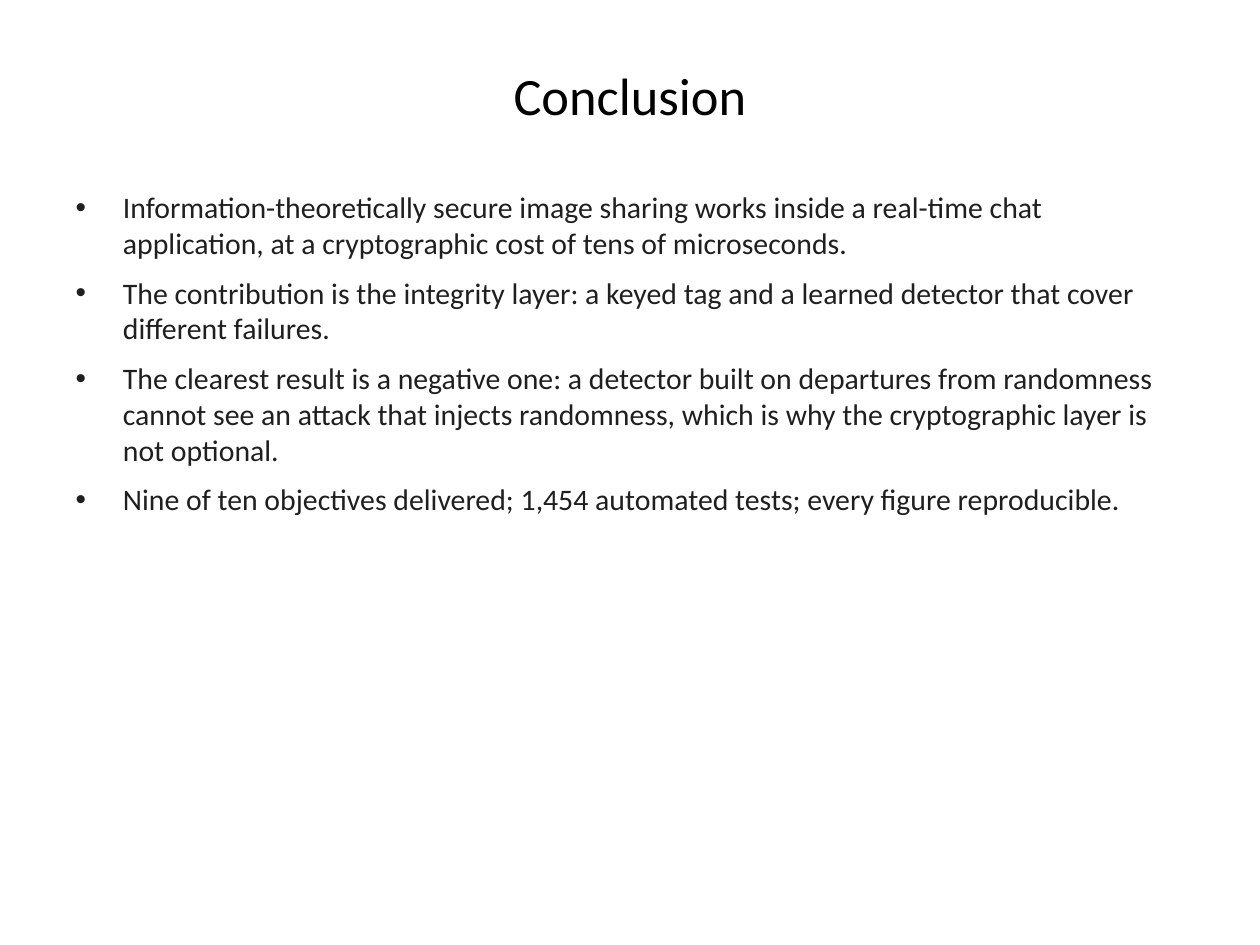
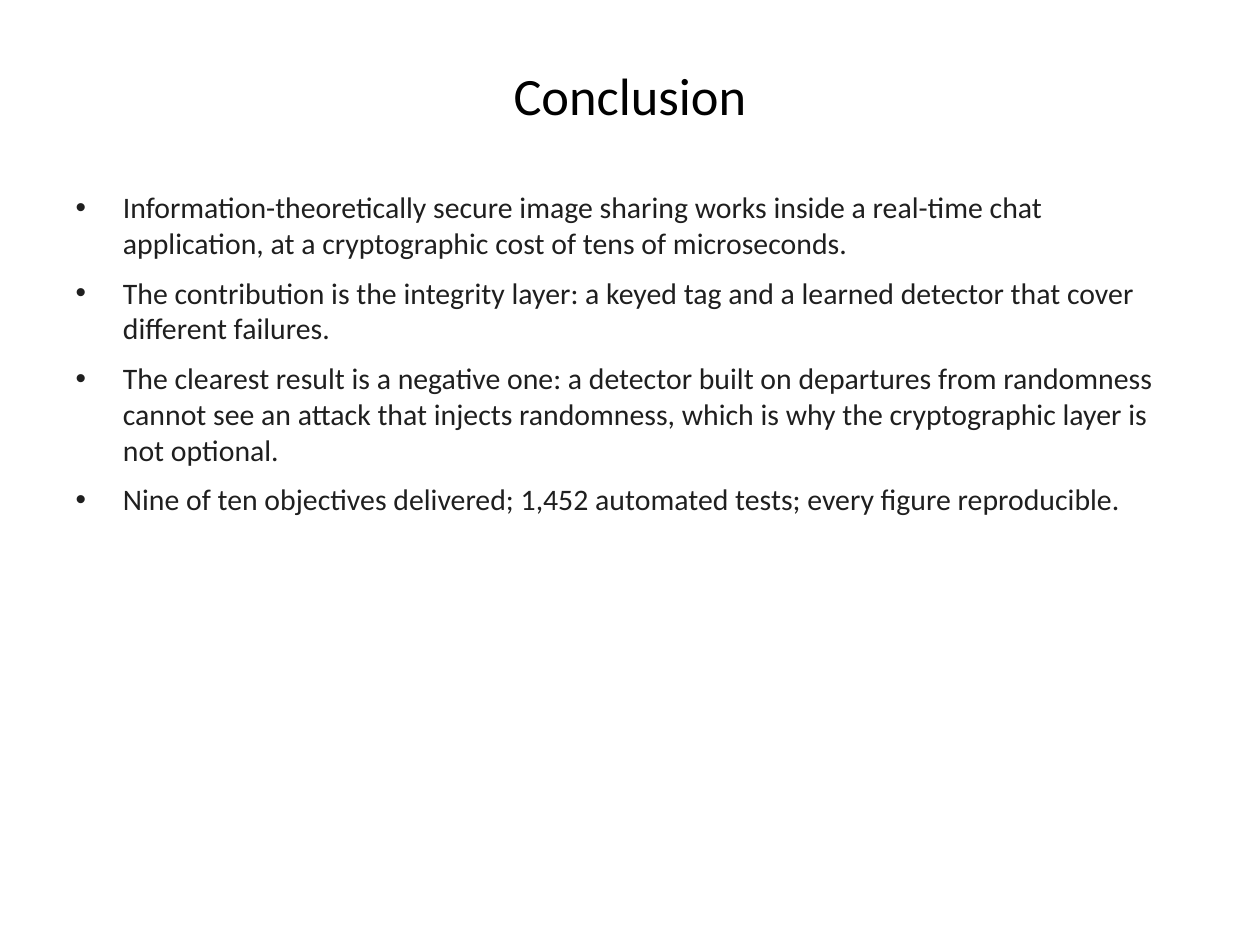
Before and after one commit to 1337PAIN/Reveal-X-chat, a slide deck: slide 49 of Reveal-X_FYP_Presentation.pptx. Drawn at 1260x945 pixels with LibreOffice and Linux fonts; fonts in the diff are those of the drawing; background and template pictures are left out. Boxes give left, top, right and bottom in pixels: in the first picture for what was removed or moved away, otherwise in the second. Text is boxed around its words. In the diff, an @@ line names an element or a change of style, - is before the commit and + after.

Commit message:
Bring the test and line counts up to date after removing manual reconstruction
1,188 server tests (1,452 in all), 52 end-to-end, 16,273 lines of test
code and 10,280 of browser JavaScript, in the README, demo guide,
requirements, report and deck. Fixes the docs-consistency test that
failed CI on 549a4f6. Also corrects the abstract's stale size figures
(7,200 lines of Python, 10,300 of JavaScript).

```diff
--- a/Reveal-X_FYP_Presentation.pptx
+++ b/Reveal-X_FYP_Presentation.pptx
@@ text at box(123, 489, 1120, 515): text changed @@
-• Nine of ten objectives delivered; 1,454 automated tests; every figure reproducible.
+• Nine of ten objectives delivered; 1,452 automated tests; every figure reproducible.
```
Also in this commit, not shown: 3 other slides changed, 5 other files.
